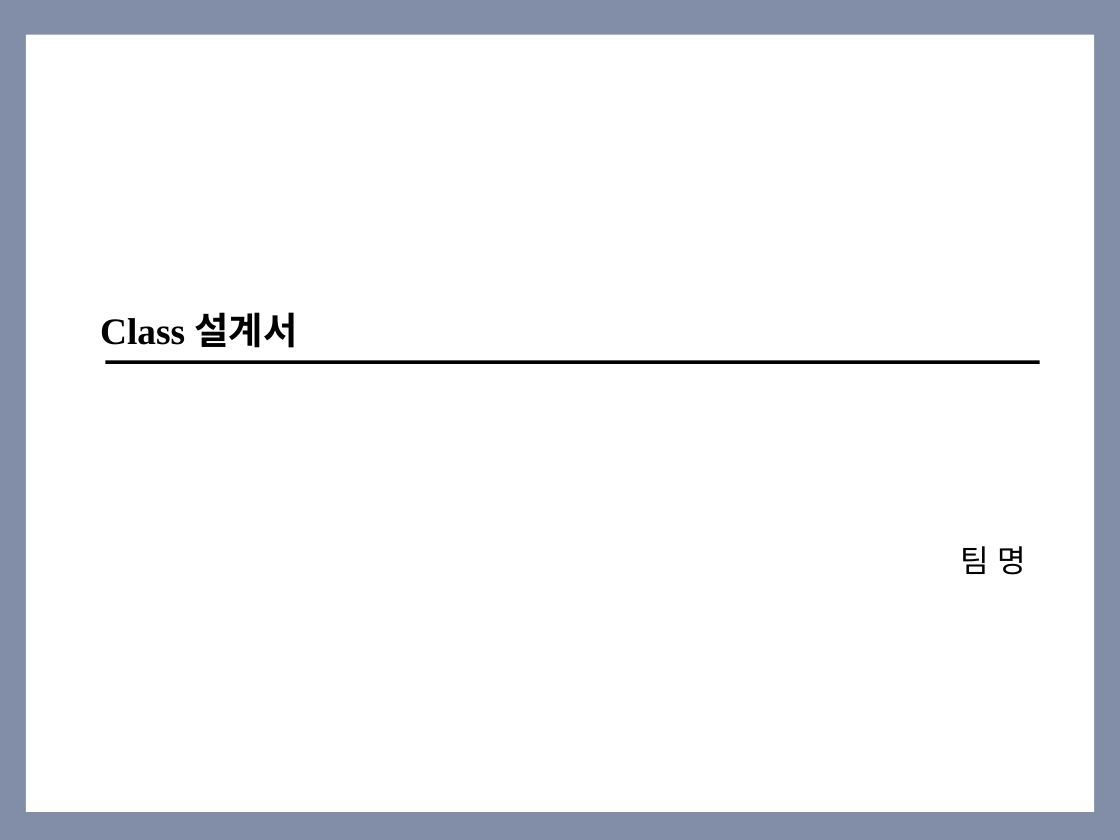
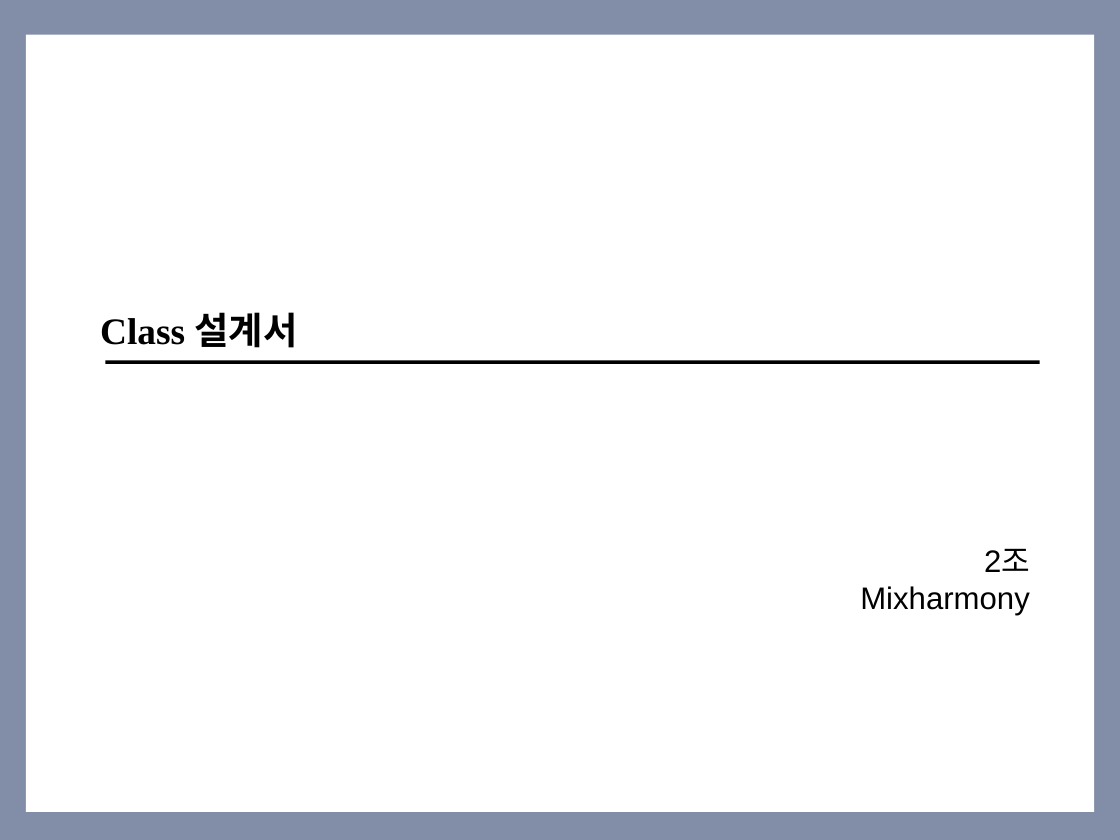
Before and after one commit to SE-admin/SE2017_2_mixharmony, a slide deck: slide 1 of doc/3_ 설계서/Class Design.pptx. Drawn at 1120x840 pixels with LibreOffice and Linux fonts; fonts in the diff are those of the drawing. Boxes give left, top, right and bottom in pixels: in the first picture for what was removed or moved away, otherwise in the second. Text is boxed around its words. In the diff, an @@ line names an element or a change of style, - is before the commit and + after.

Commit message:
#862 Class Design.pptx (Database,Item_Todolist, Item_subject 초안 작성 및 오타 수정)

```diff
--- a/doc/3_ 설계서/Class Design.pptx
+++ b/doc/3_ 설계서/Class Design.pptx
@@ text at (x1=860, y1=548, x2=1030, y2=615): text changed @@
-팀 명
+2조
+Mixharmony
```
Also in this commit, not shown: 15 other slides changed, 3 slides added.
